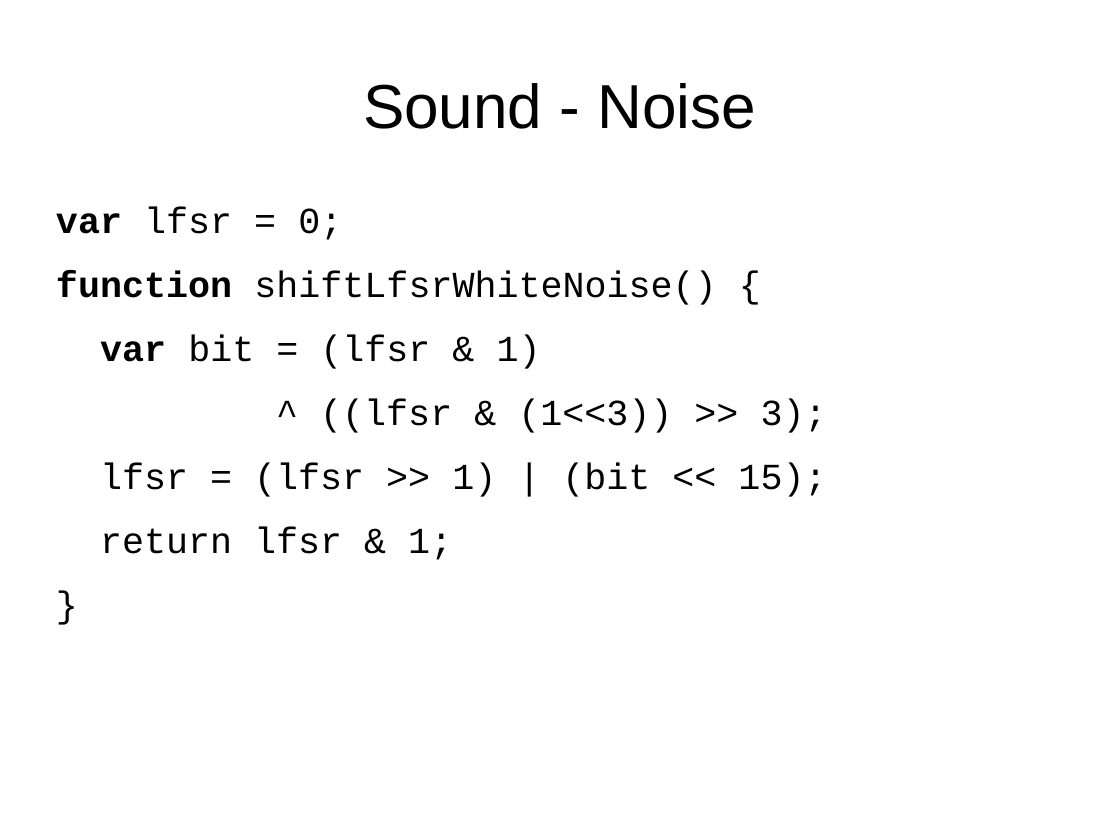
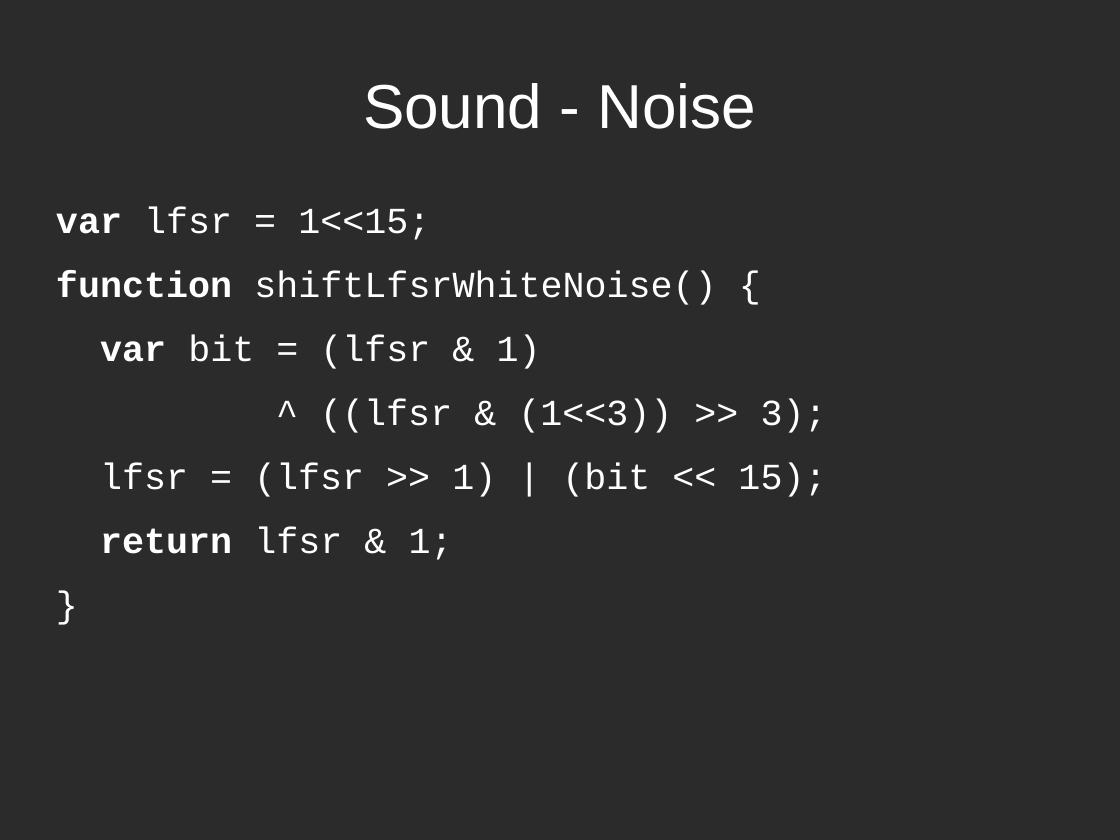
Before and after one commit to mattgodbolt/miracle-sms-emulator, a slide deck: slide 28 of emulating.odp (slide 30 before the commit). Drawn at 1120x840 pixels with LibreOffice and Linux fonts; fonts in the diff are those of the drawing; background and template pictures are left out; a plain dark background stands for a picture behind light text. Boxes give left, top, right and bottom in pixels: in the first picture for what was removed or moved away, otherwise in the second. Text is boxed around its words. In the diff, an @@ line names an element or a change of style, - is before the commit and + after.

```diff
--- a/emulating.odp
+++ b/emulating.odp
@@ background #FFFFFF to picture (left out) @@
@@ title "Sound - Noise" at (363,83,757,129): text colour #000000 to #FFFFFF @@
@@ text at (56,207,430,240): text changed; text colour #000000 to #FFFFFF @@
-var lfsr = 0;
+var lfsr = 1<<15;
@@ text at (56,271,827,560): text colour #000000 to #FFFFFF in "function shiftLfsrWhiteNoise() {", "var bit = (lfsr & 1)", "^ ((lfsr & (1<<3)) >> 3);", "lfsr = (lfsr >> 1) | (bit ..." and 2 more places; bold on in "return" @@
```
Also in this commit, not shown: 35 other slides changed, 2 slides removed, 2 other files.
